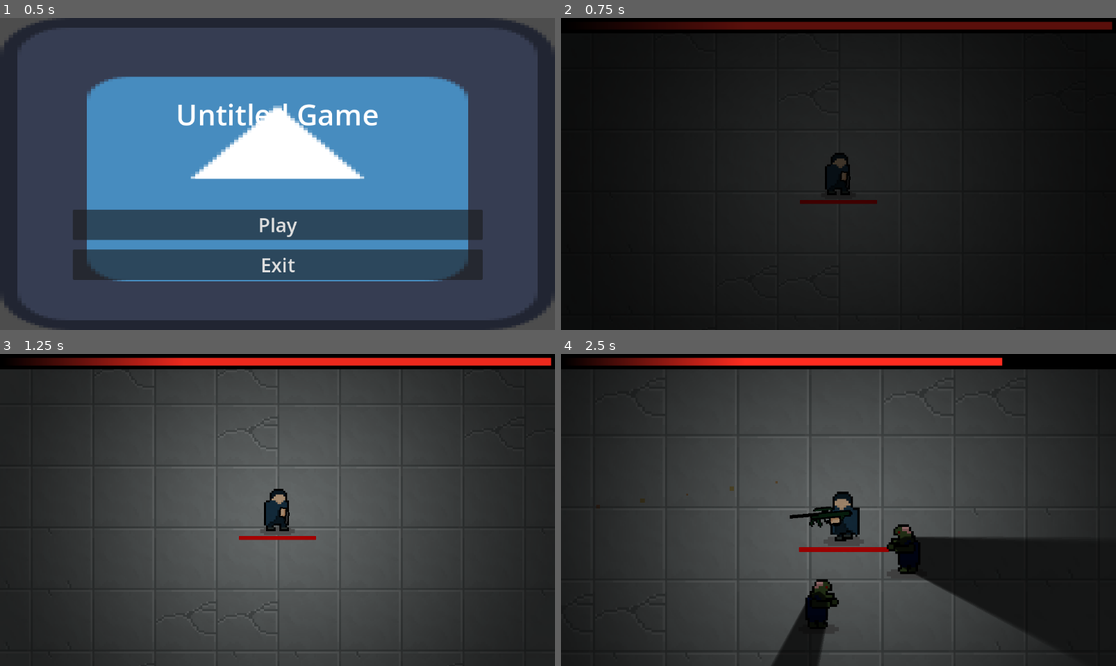
Above: before the commit, frames 1-4 (two rows, left to right).
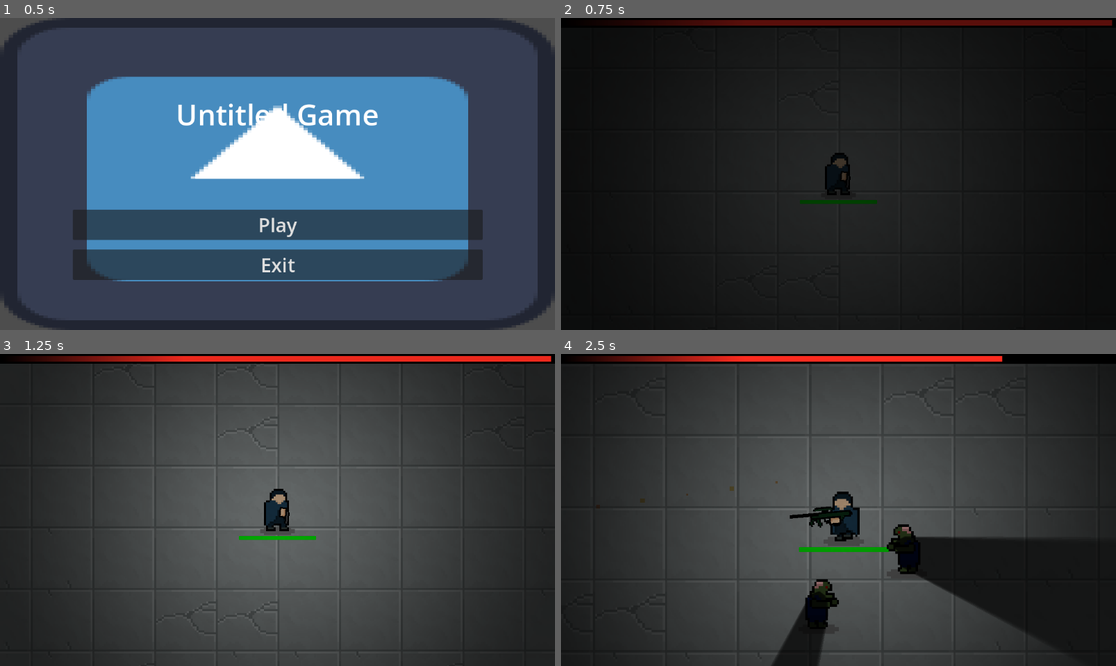
Above: after the commit, the same moments.

Repository: userbooi/Daydream-Toronto
Game: Godot game, scene res://Scenes/UI/main_menu.tscn
Same seed, same stepped clock (60 frames per second), same inputs: the game is played once before the commit and once after it. The engine's default icon, where the game draws it, is replaced by a stand-in: a white triangle on a blue panel in a dark square.
Inputs (mouse positions are in pixels of both pictures, inside the frame that each line leads up to):
- Up to frame 1 (0.5 s): no input
- Up to frame 2 (0.75 s): click "Play" at 0.5 s
- Up to frame 3 (1.25 s): no input
- Up to frame 4 (2.5 s): move the mouse to (960, 494) at 1.27 s; hold D (right) 1.28-2.03 s; tap Space (sacrifice) at 1.35, 2.3 s; move the mouse to (727, 525) at 2.02 s; hold S (down) from 2.03 s (still down); click (727, 525) at 2.1 s

Frame 1 is identical in both runs. In frame 2, 2.0% of the frame differs, in the area x 9-100%, y 0-60%; in frame 3, 3.2%, in the area x 0-100%, y 0-60%; in frame 4, 3.1%.

Commit message:
Added death screen and transition to main menu and play again

Diff:
--- a/Scenes/UI/sanity.tscn
+++ b/Scenes/UI/sanity.tscn
@@ -8,7 +8,7 @@
 [sub_resource type="GradientTexture2D" id="GradientTexture2D_x6ql3"]
 gradient = SubResource("Gradient_ymde6")
 width = 1152
-height = 32
+height = 20
 
 [sub_resource type="Gradient" id="Gradient_efrv5"]
 offsets = PackedFloat32Array(0, 0.330986)
@@ -17,7 +17,7 @@
 [sub_resource type="GradientTexture2D" id="GradientTexture2D_uwc62"]
 gradient = SubResource("Gradient_efrv5")
 width = 1140
-height = 16
+height = 12
 
 [node name="Sanity" type="Control"]
 layout_mode = 3
@@ -30,12 +30,12 @@
 
 [node name="TextureProgressBar" type="TextureProgressBar" parent="."]
 layout_mode = 0
-offset_right = 40.0
-offset_bottom = 40.0
+offset_right = 1152.0
+offset_bottom = 64.0
 value = 100.0
 texture_under = SubResource("GradientTexture2D_x6ql3")
 texture_progress = SubResource("GradientTexture2D_uwc62")
-texture_progress_offset = Vector2(4, 8)
+texture_progress_offset = Vector2(4, 4)
 
 [node name="Timer" type="Timer" parent="."]
 one_shot = true
--- a/Scenes/main.tscn
+++ b/Scenes/main.tscn
@@ -13,6 +13,8 @@
 [ext_resource type="Script" path="res://Scenes/start_animation.gd" id="11_ccj84"]
 [ext_resource type="FontFile" uid="uid://l4f4lns7mif6" path="res://Assets/fonts/ArcadeBook-EEGj.ttf" id="12_o7hbl"]
 [ext_resource type="Script" path="res://Scripts/wave_clear.gd" id="12_uah3r"]
+[ext_resource type="Script" path="res://Scripts/button_panel.gd" id="14_mwp44"]
+[ext_resource type="FontFile" uid="uid://cys5itgfcrbyo" path="res://Assets/fonts/StoneforgeFreeRegular-0vPyr.ttf" id="15_x7ox1"]
 
 [sub_resource type="TileSetAtlasSource" id="TileSetAtlasSource_6sp8t"]
 texture = ExtResource("4_eetd7")
@@ -996,6 +998,94 @@
 "start": SubResource("Animation_qu4e2")
 }
 
+[sub_resource type="Animation" id="Animation_oipmw"]
+resource_name = "start"
+tracks/0/type = "value"
+tracks/0/imported = false
+tracks/0/enabled = true
+tracks/0/path = NodePath(".:modulate")
+tracks/0/interp = 1
+tracks/0/loop_wrap = true
+tracks/0/keys = {
+"times": PackedFloat32Array(0, 0.733333, 1),
+"transitions": PackedFloat32Array(1, 1, 1),
+"update": 0,
+"values": [Color(1, 1, 1, 0), Color(1, 1, 1, 0), Color(1, 1, 1, 1)]
+}
+tracks/1/type = "value"
+tracks/1/imported = false
+tracks/1/enabled = true
+tracks/1/path = NodePath("../BoxContainer:visible")
+tracks/1/interp = 1
+tracks/1/loop_wrap = true
+tracks/1/keys = {
+"times": PackedFloat32Array(1),
+"transitions": PackedFloat32Array(1),
+"update": 1,
+"values": [true]
+}
+
+[sub_resource type="Animation" id="Animation_1akqv"]
+length = 0.001
+tracks/0/type = "value"
+tracks/0/imported = false
+tracks/0/enabled = true
+tracks/0/path = NodePath(".:modulate")
+tracks/0/interp = 1
+tracks/0/loop_wrap = true
+tracks/0/keys = {
+"times": PackedFloat32Array(0, 2),
+"transitions": PackedFloat32Array(2.46229, 1),
+"update": 0,
+"values": [Color(1, 1, 1, 0), Color(1, 1, 1, 1)]
+}
+tracks/1/type = "value"
+tracks/1/imported = false
+tracks/1/enabled = true
+tracks/1/path = NodePath("../BoxContainer:visible")
+tracks/1/interp = 1
+tracks/1/loop_wrap = true
+tracks/1/keys = {
+"times": PackedFloat32Array(2),
+"transitions": PackedFloat32Array(1),
+"update": 1,
+"values": [true]
+}
+tracks/2/type = "value"
+tracks/2/imported = false
+tracks/2/enabled = true
+tracks/2/path = NodePath("../BoxContainer/PlayAgain:disabled")
+tracks/2/interp = 1
+tracks/2/loop_wrap = true
+tracks/2/keys = {
+"times": PackedFloat32Array(2),
+"transitions": PackedFloat32Array(1),
+"update": 1,
+"values": [false]
+}
+tracks/3/type = "value"
+tracks/3/imported = false
+tracks/3/enabled = true
+tracks/3/path = NodePath("../BoxContainer/Back:disabled")
+tracks/3/interp = 1
+tracks/3/loop_wrap = true
+tracks/3/keys = {
+"times": PackedFloat32Array(2),
+"transitions": PackedFloat32Array(1),
+"update": 1,
+"values": [false]
+}
+
+[sub_resource type="AnimationLibrary" id="AnimationLibrary_paq1s"]
+_data = {
+"RESET": SubResource("Animation_1akqv"),
+"start": SubResource("Animation_oipmw")
+}
+
+[sub_resource type="StyleBoxEmpty" id="StyleBoxEmpty_wn5cf"]
+
+[sub_resource type="StyleBoxEmpty" id="StyleBoxEmpty_i7k7w"]
+
 [node name="Main" type="Node2D"]
 y_sort_enabled = true
 script = ExtResource("1_6r04h")
@@ -1036,7 +1126,7 @@
 offset_top = -20.0
 offset_right = 1186.0
 offset_bottom = 721.0
-color = Color(0, 0, 0, 1)
+color = Color(0.187176, 0.187176, 0.187176, 1)
 
 [node name="AnimationPlayer" type="AnimationPlayer" parent="ColorRect"]
 root_node = NodePath("../..")
@@ -1082,5 +1172,59 @@
 }
 script = ExtResource("12_uah3r")
 
+[node name="AnimationPlayer" type="AnimationPlayer" parent="CanvasLayer"]
+root_node = NodePath("../Death_Label")
+libraries = {
+"": SubResource("AnimationLibrary_paq1s")
+}
+
+[node name="Death_Label" type="RichTextLabel" parent="CanvasLayer"]
+modulate = Color(1, 1, 1, 0)
+anchors_preset = 5
+anchor_left = 0.5
+anchor_right = 0.5
+offset_left = -438.5
+offset_top = 88.0
+offset_right = 438.5
+offset_bottom = 375.0
+grow_horizontal = 2
+theme_override_fonts/normal_font = ExtResource("12_o7hbl")
+theme_override_font_sizes/normal_font_size = 100
+bbcode_enabled = true
+text = "[center]YOU DIED[/center]"
+
+[node name="BoxContainer" type="BoxContainer" parent="CanvasLayer"]
+visible = false
+anchors_preset = 7
+anchor_left = 0.5
+anchor_top = 1.0
+anchor_right = 0.5
+anchor_bottom = 1.0
+offset_left = -303.0
+offset_top = -210.0
+offset_right = 303.0
+grow_horizontal = 2
+grow_vertical = 0
+theme_override_constants/separation = 10
+vertical = true
+script = ExtResource("14_mwp44")
+
+[node name="PlayAgain" type="Button" parent="CanvasLayer/BoxContainer"]
+layout_mode = 2
+theme_override_fonts/font = ExtResource("15_x7ox1")
+theme_override_font_sizes/font_size = 40
+theme_override_styles/normal = SubResource("StyleBoxEmpty_wn5cf")
+text = "PLAY AGAIN"
+
+[node name="Back" type="Button" parent="CanvasLayer/BoxContainer"]
+layout_mode = 2
+theme_override_fonts/font = ExtResource("15_x7ox1")
+theme_override_font_sizes/font_size = 40
+theme_override_styles/normal = SubResource("StyleBoxEmpty_i7k7w")
+text = "MAIN MENU"
+
 [connection signal="next_wave" from="." to="CanvasLayer/RichTextLabel/AnimationPlayer" method="_on_main_next_wave"]
+[connection signal="dead" from="Player" to="." method="_on_player_dead"]
 [connection signal="timeout" from="enemySpawnTimer" to="." method="_on_enemy_spawn_timer_timeout"]
+[connection signal="pressed" from="CanvasLayer/BoxContainer/PlayAgain" to="CanvasLayer/BoxContainer" method="_on_play_again_pressed"]
+[connection signal="pressed" from="CanvasLayer/BoxContainer/Back" to="CanvasLayer/BoxContainer" method="_on_back_pressed"]
--- a/Scenes/player.tscn
+++ b/Scenes/player.tscn
@@ -98,7 +98,7 @@
 point_count = 5
 
 [sub_resource type="StyleBoxFlat" id="StyleBoxFlat_pubxs"]
-bg_color = Color(1, 0, 0, 1)
+bg_color = Color(0, 1, 0, 1)
 
 [node name="Player" type="RigidBody2D"]
 y_sort_enabled = true
--- /dev/null
+++ b/Scripts/button_panel.gd
@@ -0,0 +1,9 @@
+extends BoxContainer
+
+
+func _on_play_again_pressed() -> void:
+	Game.switch_scene("res://Scenes/main.tscn")
+
+
+func _on_back_pressed() -> void:
+	Game.switch_scene("res://Scenes/UI/main_menu.tscn")
--- a/Scripts/main.gd
+++ b/Scripts/main.gd
@@ -20,7 +20,7 @@
 	check_enemy_left()
 
 func check_inputs():
-	if Input.is_action_just_pressed("sacrifice"):
+	if Input.is_action_just_pressed("sacrifice") and Game.player.curr_state == Game.player.STATES.ALIVE:
 		sacrifice.emit()
 
 func spawn_enemy(pos):
@@ -68,6 +68,7 @@
 		node.queue_free()
 	Game.player.linear_velocity = Vector2.ZERO
 	$Player/AnimatedSprite2D.play("death")
+	$CanvasLayer/AnimationPlayer.play("start")
 
 func check_enemy_left():
 	if Game.enemy_killed == Game.enemies[Game.curr_level]:
--- a/Scripts/zombie.gd
+++ b/Scripts/zombie.gd
@@ -64,14 +64,12 @@
 
 
 func _on_body_entered(body: Node) -> void:
-	print("body entered")
 	if body == Game.player:
 		current_state = STATE.BLINE
 		chasing_offset = Vector2.ZERO
 
 
 func _on_body_exited(body: Node) -> void:
-	print("body exited")
 	if body == Game.player:
 		current_state = STATE.CHASING
 
Binary file added: Assets/fonts/StoneforgeFreeRegular-0vPyr.ttf
Not shown, added: Assets/fonts/StoneforgeFreeRegular-0vPyr.ttf.import
Binary file added: Assets/fonts/WadelinepixelRegularDemo-zro6l.otf
Not shown, added: Assets/fonts/WadelinepixelRegularDemo-zro6l.otf.import
Not shown: 1 places in Scenes/main.tscn that only renumber resources
